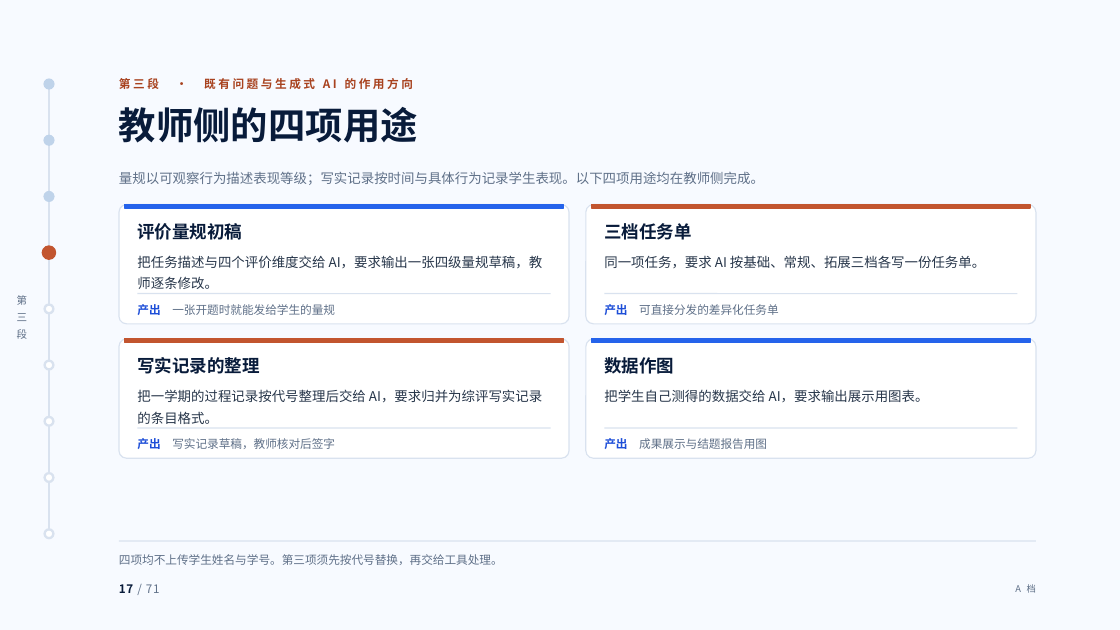
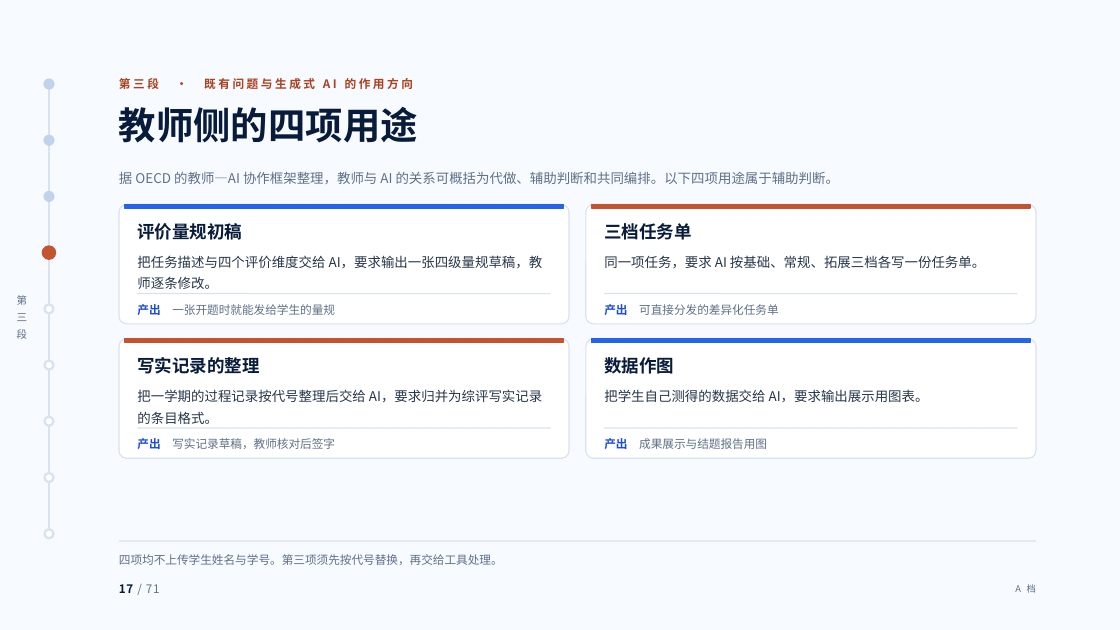
Before and after one commit to tonyxinvip/slides, a slide deck: slide 17 of comprehensive-practice-ai/lecture-90min.pptx. Drawn at 1120x630 pixels with LibreOffice and Linux fonts; fonts in the diff are those of the drawing. Boxes give left, top, right and bottom in pixels: in the first picture for what was removed or moved away, otherwise in the second. Text is boxed around its words. In the diff, an @@ line names an element or a change of style, - is before the commit and + after.

Commit message:
Calibrate comprehensive practice deck with OECD and UNESCO

```diff
--- a/comprehensive-practice-ai/lecture-90min.pptx
+++ b/comprehensive-practice-ai/lecture-90min.pptx
@@ text at [119,172,839,184]: text changed @@
-量规以可观察行为描述表现等级；写实记录按时间与具体行为记录学生表现。以下四项用途均在教师侧完成。
+据 OECD 的教师—AI 协作框架整理，教师与 AI 的关系可概括为代做、辅助判断和共同编排。以下四项用途属于辅助判断。
```
Also in this commit, not shown: 4 other slides changed, 1 slide added, 1 slide removed, 8 other files.
